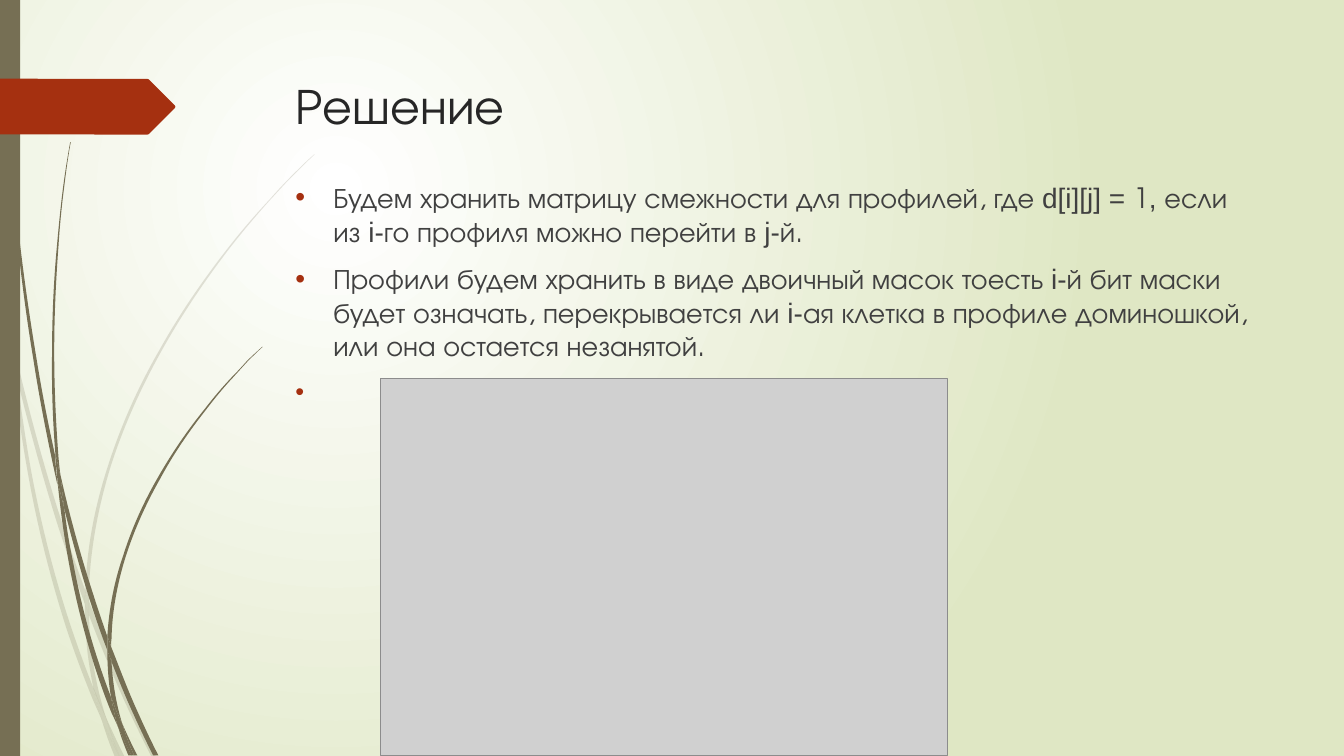
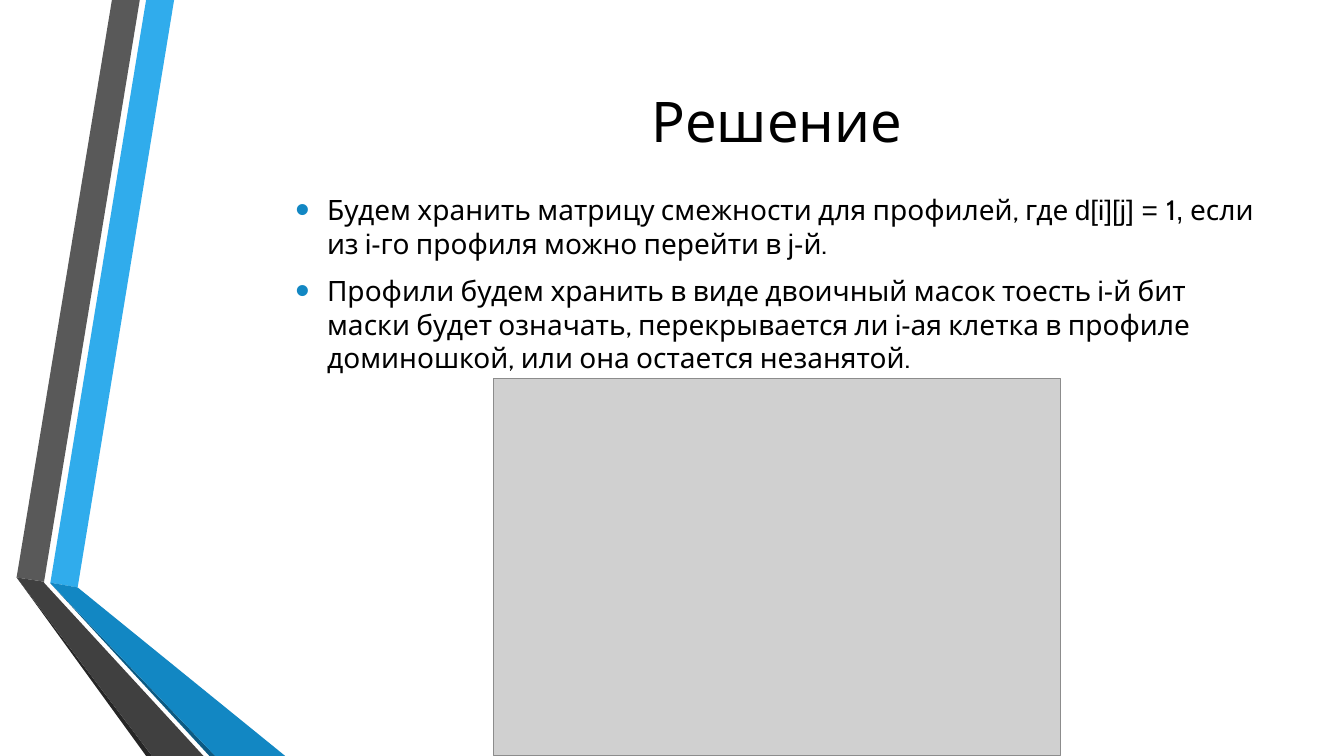
Before and after one commit to DmytroNazarenko/ProfileDynamic, a slide deck: slide 6 of Динамика по профилю.pptx (slide 4 before the commit). Drawn at 1344x756 pixels with LibreOffice and Linux fonts; fonts in the diff are those of the drawing; grey boxes stand for pictures; background and template pictures are left out. Boxes give left, top, right and bottom in pixels: in the first picture for what was removed or moved away, otherwise in the second. Text is boxed around its words. In the diff, an @@ line names an element or a change of style, - is before the commit and + after.

```diff
--- a/Динамика по профилю.pptx
+++ b/Динамика по профилю.pptx
@@ background gradient #FFFFFF to #DFE8C4 to picture (left out) @@
@@ rectangle removed at (x1=0, y1=0, x2=20, y2=756) @@
@@ freeform shape resized from (x1=51, y1=142, x2=71, y2=476) to (x1=16, y1=0, x2=139, y2=582) @@
@@ freeform shape at (x1=16, y1=0, x2=139, y2=582): fill #766F54 to #595959 @@
@@ freeform shape added at (x1=50, y1=0, x2=174, y2=588), fill #30ACEC @@
@@ title "Решение" moved from (x1=296, y1=90, x2=505, y2=125) to (x1=652, y1=102, x2=902, y2=143) @@
@@ title "Решение" at (x1=652, y1=102, x2=902, y2=143): size 36 to 40 pt, font TeX Gyre Adventor to Cabin, text colour #262626 to #000000; alignment left to centre; vertical alignment top to middle @@
@@ freeform shape removed at (x1=0, y1=79, x2=175, y2=134) @@
@@ text "Будем хранить матрицу смежности для ..." moved from (x1=333, y1=187, x2=1240, y2=357) to (x1=327, y1=198, x2=1254, y2=374) @@
@@ text "Будем хранить матрицу смежности для ..." at (x1=327, y1=198, x2=1254, y2=374): font TeX Gyre Adventor to Cabin, text colour #404040 to #000000; indent changed; bullet colour #A53010 to #1287C3; vertical alignment top to middle @@
@@ picture moved from (x1=380, y1=378, x2=947, y2=756) to (x1=493, y1=378, x2=1060, y2=756) @@
@@ freeform shape resized from (x1=85, y1=604, x2=106, y2=717) to (x1=16, y1=578, x2=151, y2=756) @@
@@ freeform shape at (x1=16, y1=578, x2=151, y2=756): fill #766F54 at 20% opacity to #262626 @@
@@ freeform shape added at (x1=16, y1=578, x2=203, y2=756), fill #404040 @@
@@ freeform shape resized from (x1=89, y1=601, x2=156, y2=756) to (x1=50, y1=584, x2=216, y2=756) @@
@@ freeform shape at (x1=50, y1=584, x2=216, y2=756): fill #766F54 at 20% opacity to #0C5A82 @@
@@ freeform shape added at (x1=50, y1=583, x2=285, y2=756), fill #1287C3 @@
@@ group removed at (x1=0, y1=154, x2=315, y2=756): 8 freeform shapes @@
@@ group removed at (x1=3, y1=0, x2=262, y2=756): 11 freeform shapes @@
```
Also in this commit, not shown: 6 other slides changed, 6 slides added.
